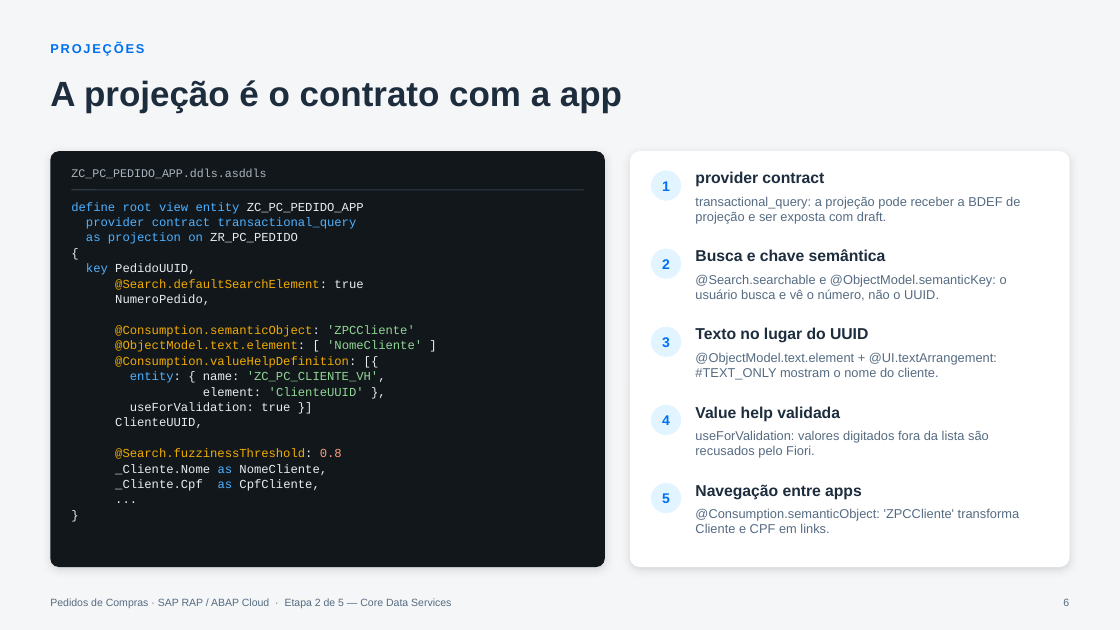
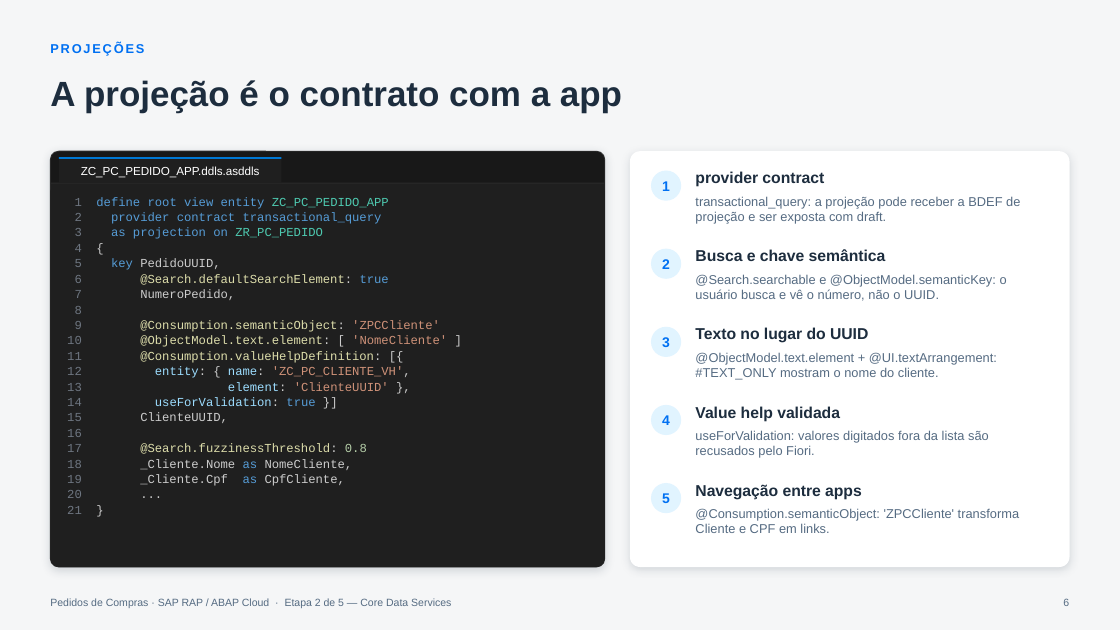
Before and after one commit to AdrianoBispo/sap-abap-rap-pedidos-de-compras-app, a slide deck: slide 6 of docs/apresentacoes/02-core-data-services.pptx. Drawn at 1120x630 pixels with LibreOffice and Linux fonts; fonts in the diff are those of the drawing. Boxes give left, top, right and bottom in pixels: in the first picture for what was removed or moved away, otherwise in the second. Text is boxed around its words. In the diff, an @@ line names an element or a change of style, - is before the commit and + after.

```diff
--- a/docs/apresentacoes/02-core-data-services.pptx
+++ b/docs/apresentacoes/02-core-data-services.pptx
@@ rounded rectangle at [50, 151, 605, 567]: fill #12171C to #181818; outline none to #2B2B2B 0.75 pt @@
@@ rectangle "ZC_PC_PEDIDO_APP.ddls.asddls": place and size @@
-rectangle "ZC_PC_PEDIDO_APP.ddls.asddls" at [71, 169, 266, 179]
+rectangle "ZC_PC_PEDIDO_APP.ddls.asddls" at [59, 158, 281, 183]
@@ rectangle "ZC_PC_PEDIDO_APP.ddls.asddls" at [59, 158, 281, 183]: font Courier New to Arial, text colour #A9B4BE to #FFFFFF; alignment left to centre; fill none to #1F1F1F @@
@@ line added from (59, 158) to (281, 158), #0078D4 1.5 pt @@
@@ rounded rectangle added at [50, 183, 605, 567], fill #1F1F1F @@
@@ line moved from (71, 190) - (584, 190) to (51, 183) - (604, 183) @@
@@ line (51, 183) - (604, 183): stroke #2E3A46 1 pt to #2B2B2B 0.75 pt @@
@@ rectangle added at [51, 183, 604, 196], fill #1F1F1F @@
@@ text at [75, 197, 447, 486]: text changed; text colour #E8ECEF to #DCDCAA @@
-define root view entity ZC_PC_PEDIDO_APP
-provider contract transactional_query
-as projection on ZR_PC_PEDIDO
-{
-key PedidoUUID,
-@Search.defaultSearchElement: true
-NumeroPedido,
-@Consumption.semanticObject: 'ZPCCliente'
-@ObjectModel.text.element: [ 'NomeCliente' ]
-@Consumption.valueHelpDefinition: [{
-entity: { name: 'ZC_PC_CLIENTE_VH',
-element: 'ClienteUUID' },
-useForValidation: true }]
-ClienteUUID,
-@Search.fuzzinessThreshold: 0.8
-_Cliente.Nome as NomeCliente,
-_Cliente.Cpf as CpfCliente,
-...
-}
+1 define root view entity ZC_PC_PEDIDO_APP
+2 provider contract transactional_query
+3 as projection on ZR_PC_PEDIDO
+4 {
+5 key PedidoUUID,
+6 @Search.defaultSearchElement: true
+7 NumeroPedido,
+8
+9 @Consumption.semanticObject: 'ZPCCliente'
+10 @ObjectModel.text.element: [ 'NomeCliente' ]
+11 @Consumption.valueHelpDefinition: [{
+12 entity: { name: 'ZC_PC_CLIENTE_VH',
+13 element: 'ClienteUUID' },
+14 useForValidation: true }]
+15 ClienteUUID,
+16
+17 @Search.fuzzinessThreshold: 0.8
+18 _Cliente.Nome as NomeCliente,
+19 _Cliente.Cpf as CpfCliente,
+20 ...
+21 }
```
Also in this commit, not shown: 6 other slides changed, 4 other files.
